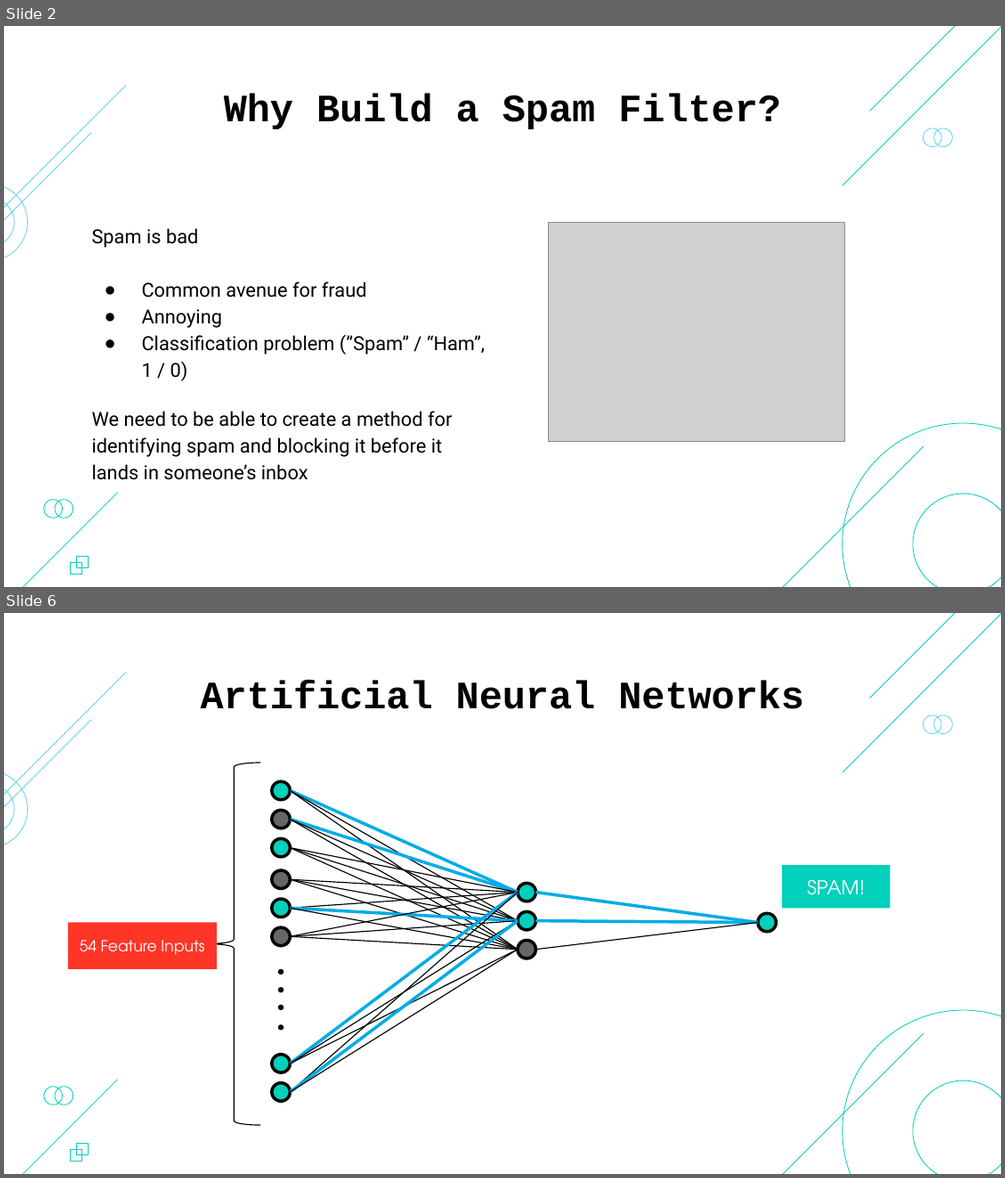
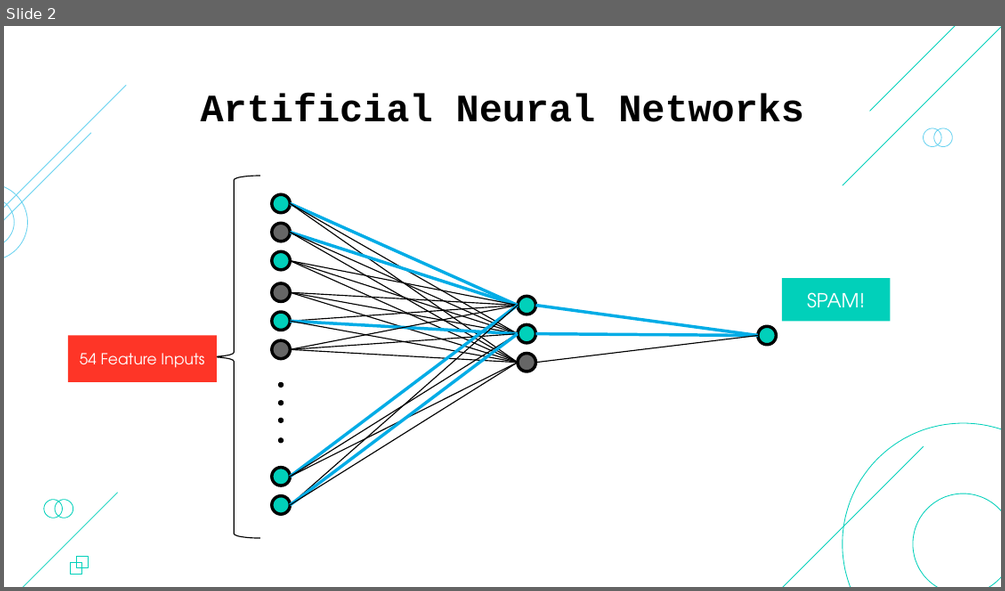
Before and after one commit to mjpcollins/spam-filter, a slide deck: slides/ANN Slides.pptx. Shown one above the other, each under a label of ours: slides 2 and 6 before the commit, slide 2 after it; the slides between them are not shown. The pictures are 1005x1178 and 1005x591 pixels, drawn with LibreOffice and Linux fonts; fonts in the diff are those of the drawing; grey boxes stand for pictures; background and template pictures are left out. Boxes give left, top, right and bottom in pixels: in the first picture for what was removed or moved away, otherwise in the second. Text is boxed around its words. In the diff, an @@ line names an element or a change of style, - is before the commit and + after.

```diff
--- a/slides/ANN Slides.pptx
+++ b/slides/ANN Slides.pptx
@@ slide 2 removed at [4,26,1001,587], background picture (left out); not listed: 16 template elements that a slide beside it also shows @@
@@ title removed at [224,93,781,129] @@
-Why Build a Spam Filter?
@@ subtitle removed at [92,228,485,480] @@
-Spam is bad
-● Common avenue for fraud
-● Annoying
-● Classification problem (”Spam” / “Ham”, 1 / 0)
-We need to be able to create a method for identifying spam and blocking it before it lands in someone’s inbox
@@ picture removed at [549,223,845,441] @@
@@ what was slide 6 is now slide 2 @@
```
Also in this commit, not shown: 1 slide changed, 3 other slides removed.
